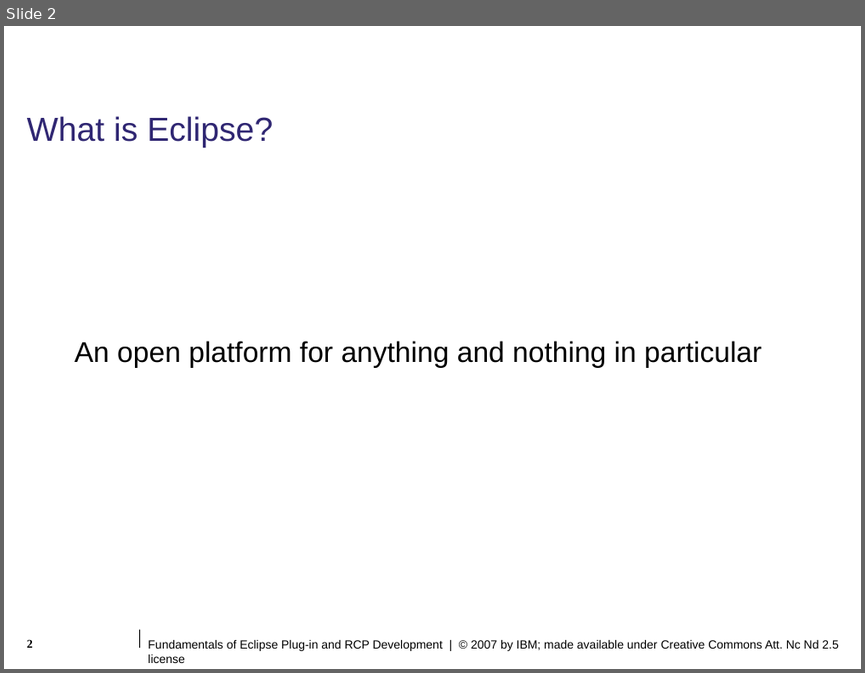
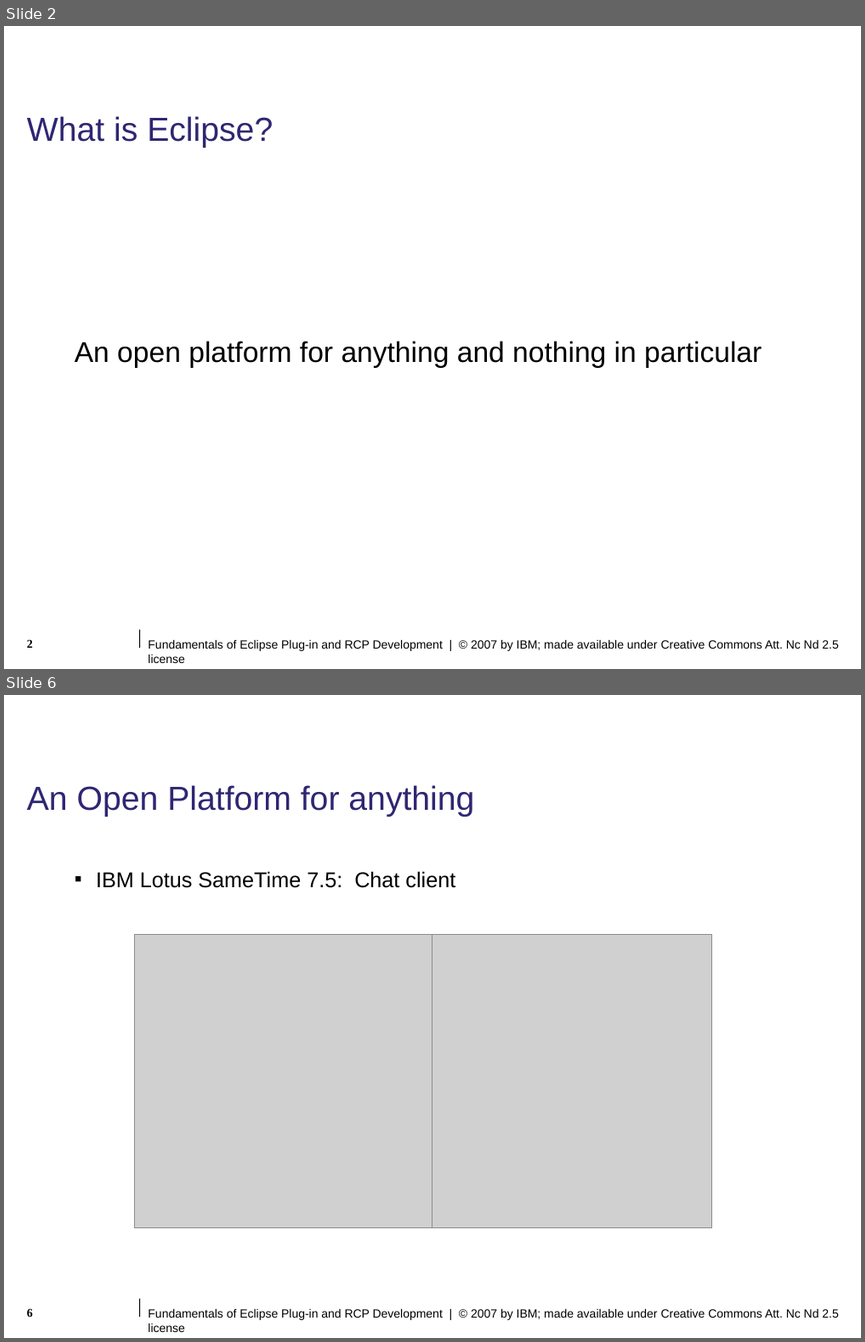
Before and after one commit to lukangping/eclipse.pde.incubator, a slide deck: presentations/eclipse-con/2007/slides/Fundamentals_of_Plugin_and_RCP_Development.ppt. Shown one above the other, each under a label of ours: slide 2 before the commit, slides 2 and 6 after it; the slides between them are not shown. The pictures are 865x673 and 865x1342 pixels, drawn with LibreOffice and Linux fonts; fonts in the diff are those of the drawing; grey boxes stand for pictures; background and template pictures are left out. Boxes give left, top, right and bottom in pixels: in the first picture for what was removed or moved away, otherwise in the second. Text is boxed around its words. In the diff, an @@ line names an element or a change of style, - is before the commit and + after.

Commit message:
Add images:  2007-02-14 14-50

```diff
--- a/presentations/eclipse-con/2007/slides/Fundamentals_of_Plugin_and_RCP_Development.ppt
+++ b/presentations/eclipse-con/2007/slides/Fundamentals_of_Plugin_and_RCP_Development.ppt
@@ slide 6 added at [4, 695, 861, 1338], background #FFFFFF; not listed: 2 template elements that a slide beside it also shows @@
@@ title added at [27, 785, 474, 817], 28 pt, text #2F2672 @@
+An Open Platform for anything
@@ text added at [96, 871, 455, 888], 18 pt, text #000000 @@
+▪ IBM Lotus SameTime 7.5: Chat client
@@ picture added at [134, 934, 432, 1227] @@
@@ picture added at [432, 934, 711, 1227] @@
@@ page number added at [27, 1308, 33, 1316], 10 pt, text #000000, bold @@
+6
```
Also in this commit, not shown: 3 slides changed, 1 other slide added.
